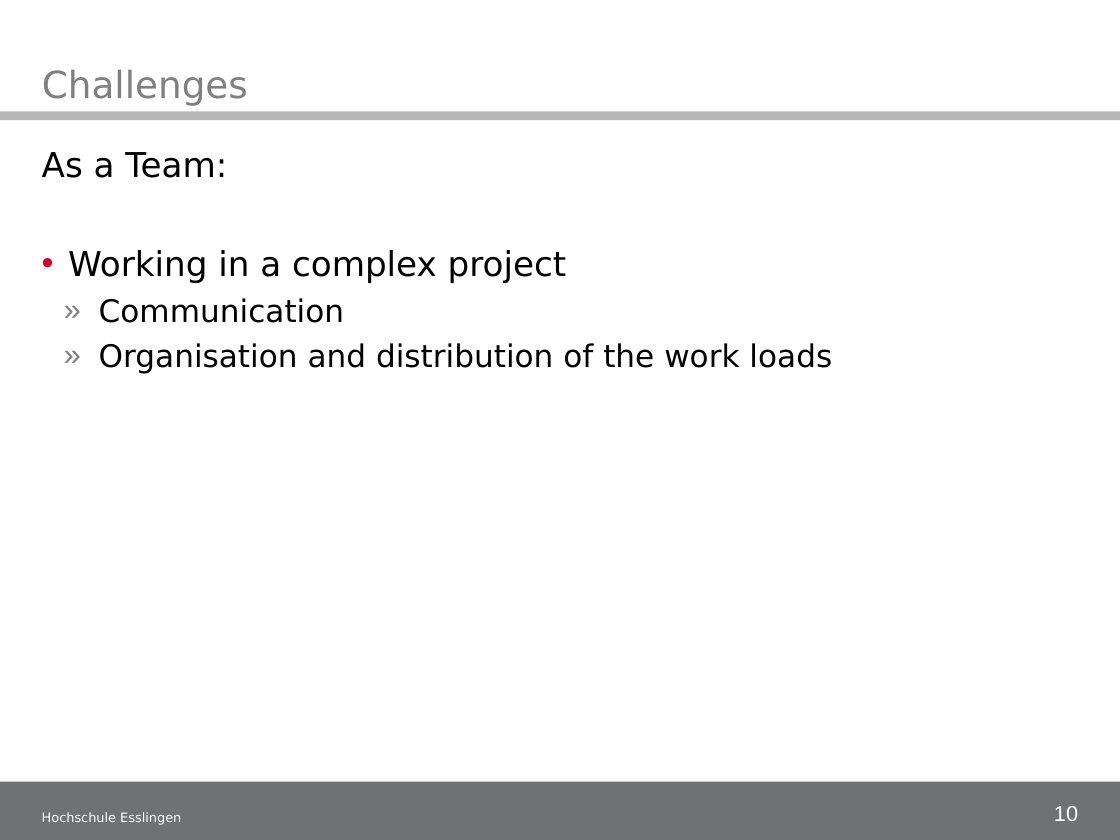
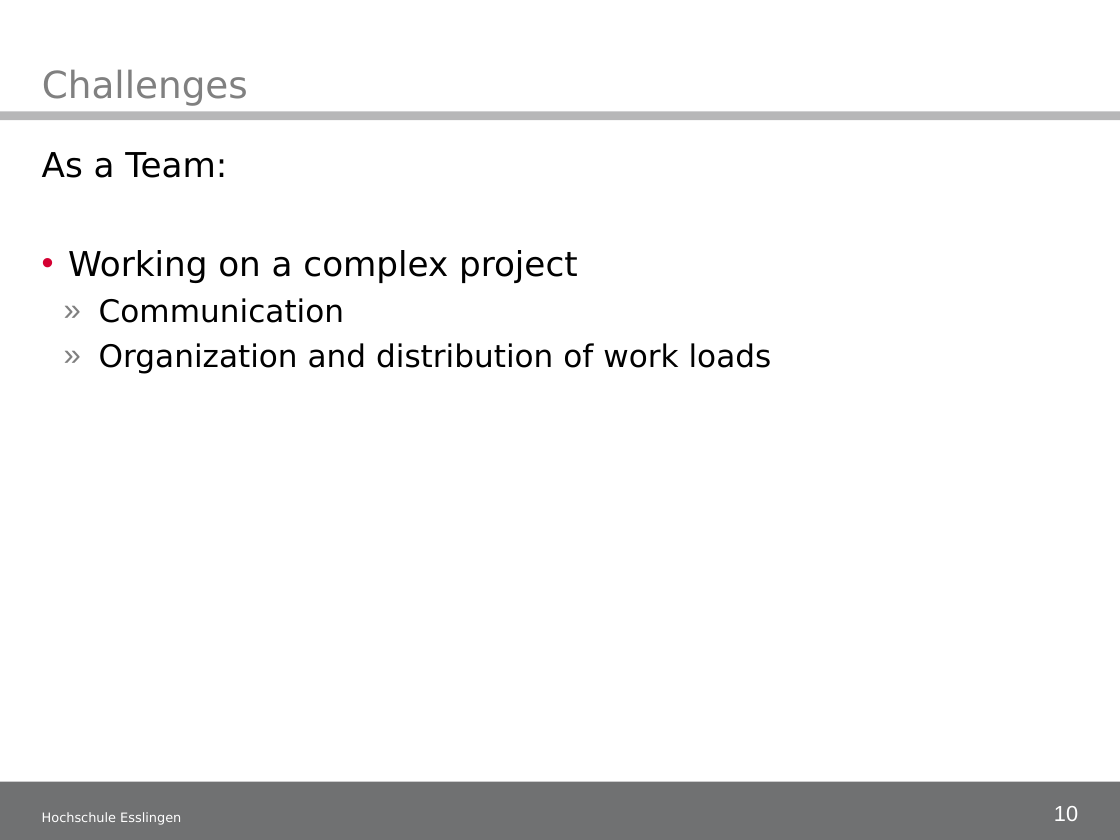
Before and after one commit to illogicdev/magneto, a slide deck: slide 10 of doku/50_Midtermpresentation/Midterm presentation_1.ppt. Drawn at 1120x840 pixels with LibreOffice and Linux fonts; fonts in the diff are those of the drawing; background and template pictures are left out. Boxes give left, top, right and bottom in pixels: in the first picture for what was removed or moved away, otherwise in the second. Text is boxed around its words. In the diff, an @@ line names an element or a change of style, - is before the commit and + after.

```diff
--- a/doku/50_Midtermpresentation/Midterm presentation_1.ppt
+++ b/doku/50_Midtermpresentation/Midterm presentation_1.ppt
@@ text at (68, 250, 578, 283): text changed @@
-• Working in a complex project
+• Working on a complex project
@@ text at (99, 343, 772, 374): text changed @@
-  » Organisation and distribution of the work loads
+  » Organization and distribution of work loads
```
Also in this commit, not shown: 4 other slides changed.
